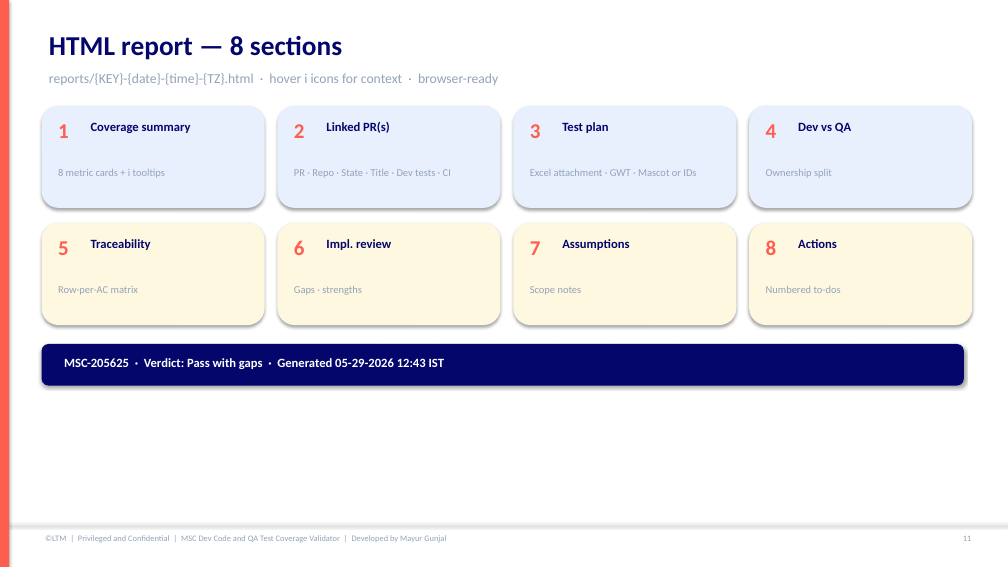
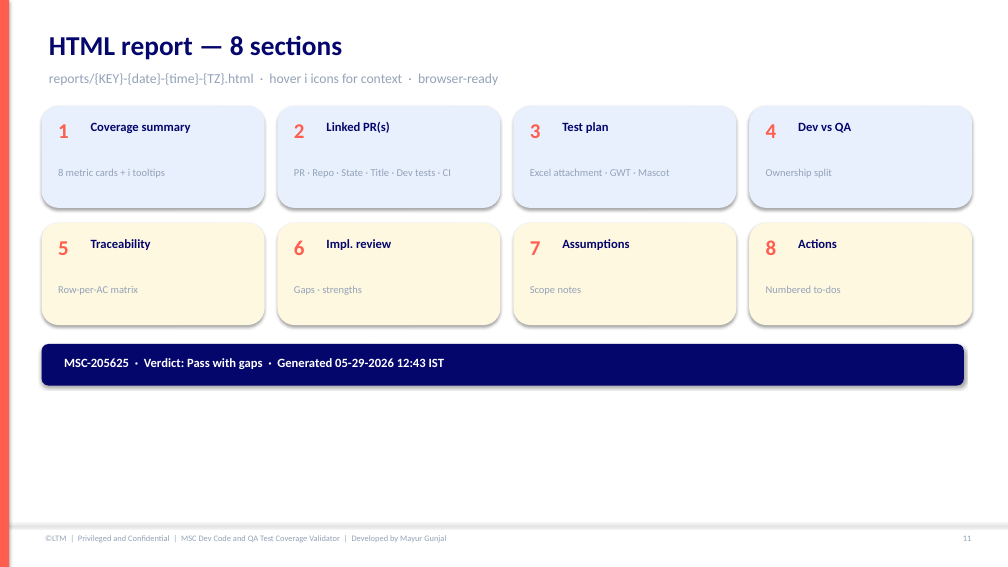
Before and after one commit to mgunjal11/pegasus-qa-agents-lab-copy, a slide deck: slide 12 of docs/MSC-Dev-Code-and-QA-Test-Coverage-Validator-Guide.pptx. Drawn at 1008x567 pixels with LibreOffice and Linux fonts; fonts in the diff are those of the drawing. Boxes give left, top, right and bottom in pixels: in the first picture for what was removed or moved away, otherwise in the second. Text is boxed around its words. In the diff, an @@ line names an element or a change of style, - is before the commit and + after.

```diff
--- a/docs/MSC-Dev-Code-and-QA-Test-Coverage-Validator-Guide.pptx
+++ b/docs/MSC-Dev-Code-and-QA-Test-Coverage-Validator-Guide.pptx
@@ text at box(530, 169, 669, 176): text changed @@
-Excel attachment · GWT · Mascot or IDs
+Excel attachment · GWT · Mascot
```
Also in this commit, not shown: 2 other slides changed, 4 other files.
